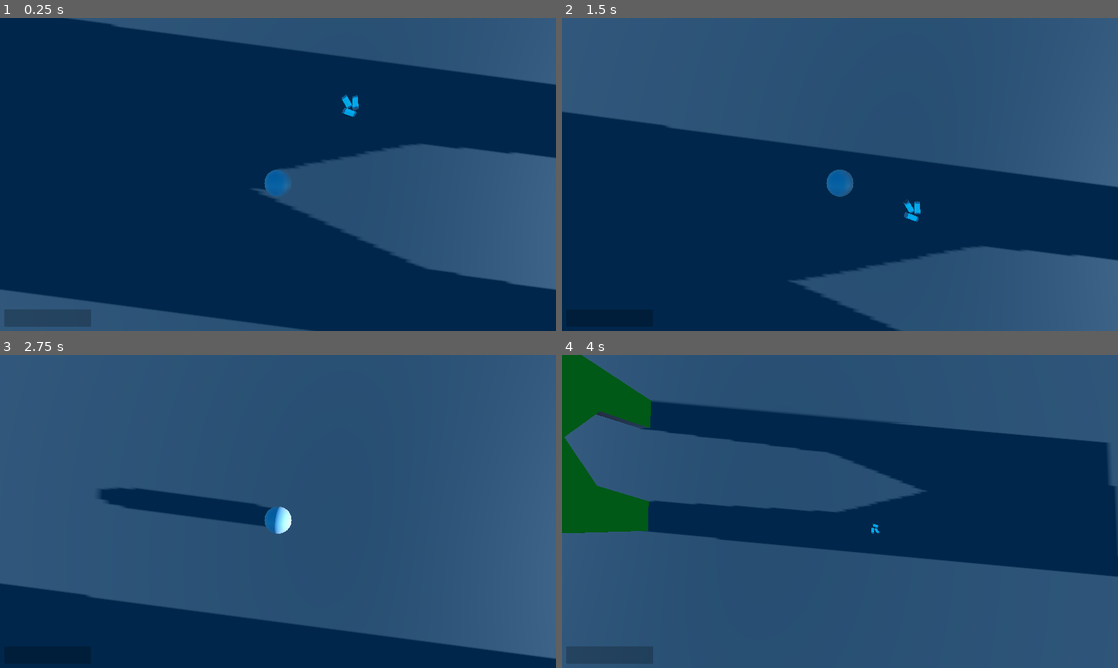
Above: before the commit, frames 1-4 (two rows, left to right).
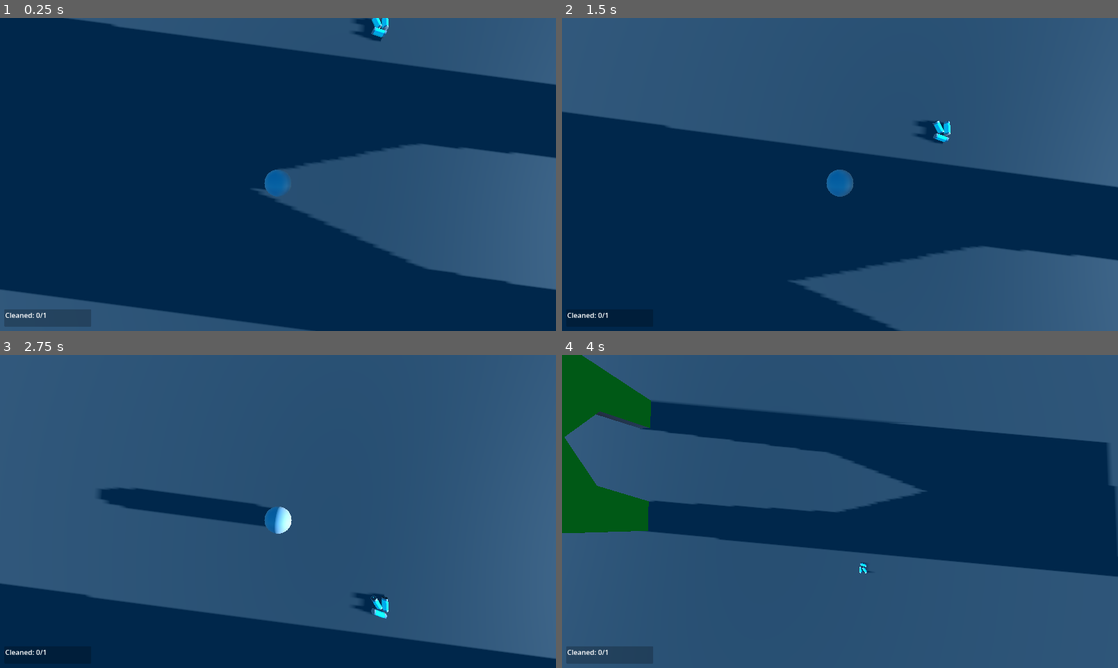
Above: after the commit, the same moments.

Repository: JustDavide/JanitorDemo
Game: Godot game, scene res://scenes/main.tscn
Two runs of this game, one before a commit and one after it. Both use one fixed random seed, a clock stepped at 60 frames per second and the inputs below.
Inputs (mouse positions are in pixels of both pictures, inside the frame that each line leads up to):
- Up to frame 1 (0.25 s): no input
- Up to frame 2 (1.5 s): tap Enter at 0.5 s; move the mouse to (867, 174) at 0.52 s; hold W (Forwards) from 0.53 s (still down); tap E (Interact) at 0.6, 1.35 s; tap Space (Jump) at 0.77 s; move the mouse to (812, 174) at 1.27 s
- Up to frame 3 (2.75 s): keep holding W (Forwards); tap Space (Jump) at 1.52 s; move the mouse to (289, 505) at 2.02 s; click (289, 505) at 2.1 s; tap E (Interact) at 2.3 s
- Up to frame 4 (4 s): keep holding W (Forwards); move the mouse to (834, 517) at 2.77 s; tap Shift (Run) at 2.85 s; tap Space (Jump) at 3.02, 3.77 s; tap E (Interact) at 3.05, 3.8 s; move the mouse to (878, 514) at 3.52 s; tap Ctrl (SwitchCamera) at 3.6 s

The runs differ from the first frame. In frame 1, 0.5% of the frame differs, in the area x 1-70%, y 0-96%; in frame 2, 0.5%; in frame 3, 0.4%; in frame 4, 0.1%.

Commit message:
Bug Fixes, trash counter, cleaning mechanic start

Diff:
--- a/assets/trash/bunch_of_cans.tscn
+++ b/assets/trash/bunch_of_cans.tscn
@@ -1,20 +1,7 @@
 [gd_scene format=3 uid="uid://deu44euh4qkt8"]
 
 [ext_resource type="Material" uid="uid://sj0ek3878nnc" path="res://assets/materials/can_mat.tres" id="1_uafox"]
-
-[sub_resource type="GDScript" id="GDScript_uafox"]
-script/source = "extends Node3D
-
-
-# Called when the node enters the scene tree for the first time.
-func _ready() -> void:
-	pass # Replace with function body.
-
-
-# Called every frame. 'delta' is the elapsed time since the previous frame.
-func _process(delta: float) -> void:
-	pass
-"
+[ext_resource type="Script" uid="uid://cvmvfy7pmoc8v" path="res://scripts/Cans.gd" id="1_xwavp"]
 
 [sub_resource type="StandardMaterial3D" id="StandardMaterial3D_uafox"]
 albedo_color = Color(0, 0.68497396, 0.74515253, 1)
@@ -24,7 +11,7 @@
 albedo_color = Color(0, 1, 1, 1)
 
 [node name="BunchOfCans" type="Node3D" unique_id=24624919]
-script = SubResource("GDScript_uafox")
+script = ExtResource("1_xwavp")
 
 [node name="CANS" type="CSGCombiner3D" parent="." unique_id=969489994]
 transform = Transform3D(0.5, 0, 0, 0, 0.5, 0, 0, 0, 0.5, 0, 0, 0)
--- a/scenes/Player.tscn
+++ b/scenes/Player.tscn
@@ -83,7 +83,6 @@
 offset_right = 210.0
 offset_bottom = 710.0
 theme = SubResource("Theme_qu4a1")
-script = ExtResource("5_qu4a1")
 
 [node name="MarginContainer" type="MarginContainer" parent="UI/CleanedPanel" unique_id=1635709921]
 layout_mode = 2
@@ -91,6 +90,11 @@
 [node name="VBoxContainer" type="VBoxContainer" parent="UI/CleanedPanel/MarginContainer" unique_id=1678175961]
 layout_mode = 2
 
+[node name="Label" type="Label" parent="UI/CleanedPanel/MarginContainer/VBoxContainer" unique_id=736822612]
+layout_mode = 2
+text = "PLACEHOLDER"
+script = ExtResource("5_qu4a1")
+
 [node name="CleanRayCast" type="RayCast3D" parent="." unique_id=1736759165]
 transform = Transform3D(1, 0, 0, 0, 1.4814045, 0, 0, 0, 0.9646299, 0, -0.16248244, 0.03970629)
 collision_mask = 2
--- a/scenes/main.tscn
+++ b/scenes/main.tscn
@@ -88,9 +88,8 @@
 transform = Transform3D(1, 0, 0, 0, 1, 0, 0, 0, 1, -5.1307507, 1.5, 2.9379852)
 SENS = 0.001
 
-[node name="BunchOfCans" parent="." unique_id=24624919 instance=ExtResource("2_0wfyh")]
-transform = Transform3D(1, 0, 0, 0, 1, 0, 0, 0, 1, -1.7543001, 0.6543114, -0.5816083)
-script = null
-
 [node name="DebugCamera" type="Camera3D" parent="." unique_id=1474081982]
 transform = Transform3D(-0.99922913, -0.039173663, 0.002601901, -1.2880135e-08, 0.06627392, 0.99780154, -0.03925994, 0.9970322, -0.06622282, 1.4422541, 19.922709, 0)
+
+[node name="BunchOfCans2" parent="." unique_id=24624919 instance=ExtResource("2_0wfyh")]
+transform = Transform3D(1, 0, 0, 0, 1, 0, 0, 0, 1, -0.43894005, 0.70289147, -4.164132)
--- /dev/null
+++ b/scripts/Cans.gd
@@ -0,0 +1,8 @@
+extends Node3D
+
+func _ready() -> void:
+	Global.registerTrash()
+
+func clean():
+	Global.addCleaned()
+	queue_free()
--- a/scripts/CleanProgress.gd
+++ b/scripts/CleanProgress.gd
@@ -1,13 +1,8 @@
-extends PanelContainer
+extends Label
 
-@onready var property_container = $MarginContainer/VBoxContainer
-var property
+func _ready() -> void:
+	Global.change_clean_count.connect(on_count_changed)
+	text = "Cleaned: 0/0"
 
-#TODO: CLEAN COUNTER
-func _ready() -> void:
-	Global.cleanProgress = self
-
-
-# Called every frame. 'delta' is the elapsed time since the previous frame.
-func _process(delta: float) -> void:
-	pass
+func on_count_changed(cleaned: int, total: int):
+	text = "Cleaned: %d/%d" % [cleaned, total]
--- a/scripts/clean.gd
+++ b/scripts/clean.gd
@@ -1,8 +1,15 @@
 extends RayCast3D
-
 
 func _process(_delta: float) -> void:
 	if is_colliding():
 		var hit = get_collider()
 		if Input.is_action_just_pressed("Interact"):
-			hit.queue_free()
+			stuff_cleaned(hit)
+
+func stuff_cleaned(cleaned):
+	var cans = cleaned.get_parent()
+
+	if cans.has_method("clean"):
+		cans.clean()
+	else:
+		push_error("This trash does not have the clean method. Name: " + cleaned.name)
--- a/scripts/global.gd
+++ b/scripts/global.gd
@@ -2,4 +2,20 @@
 
 var debug
 
-var cleanProgress
+var cleaned : int = 0
+var totalTrash : int = 0
+
+signal change_clean_count(new_count, total)
+
+func registerTrash():
+	totalTrash += 1
+	emit_signal("change_clean_count", cleaned, totalTrash)
+
+func addCleaned():
+	cleaned += 1
+	emit_signal("change_clean_count", cleaned, totalTrash)
+
+func resetTrash():
+	cleaned = 0
+	totalTrash = 0
+	emit_signal("change_clean_count", cleaned, totalTrash)
Not shown: 1 places in scenes/Player.tscn that only renumber resources
Not shown, added: scripts/Cans.gd.uid
Not shown, changed: scripts/CleanProgress.gd.uid
